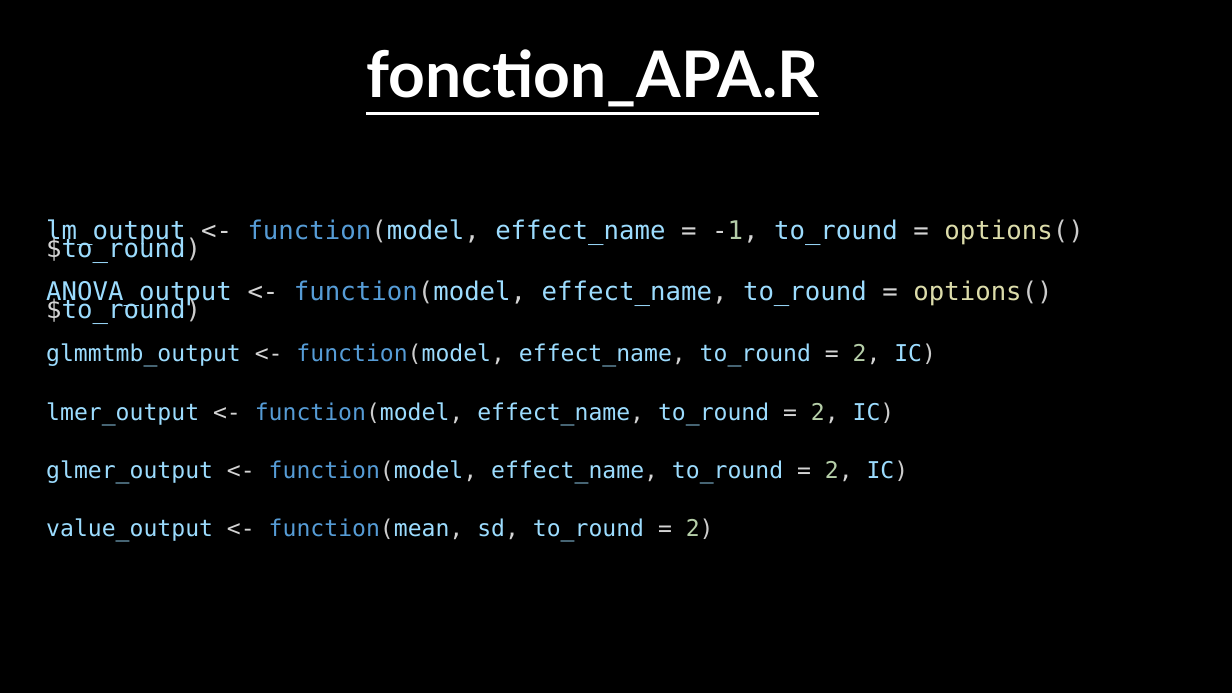
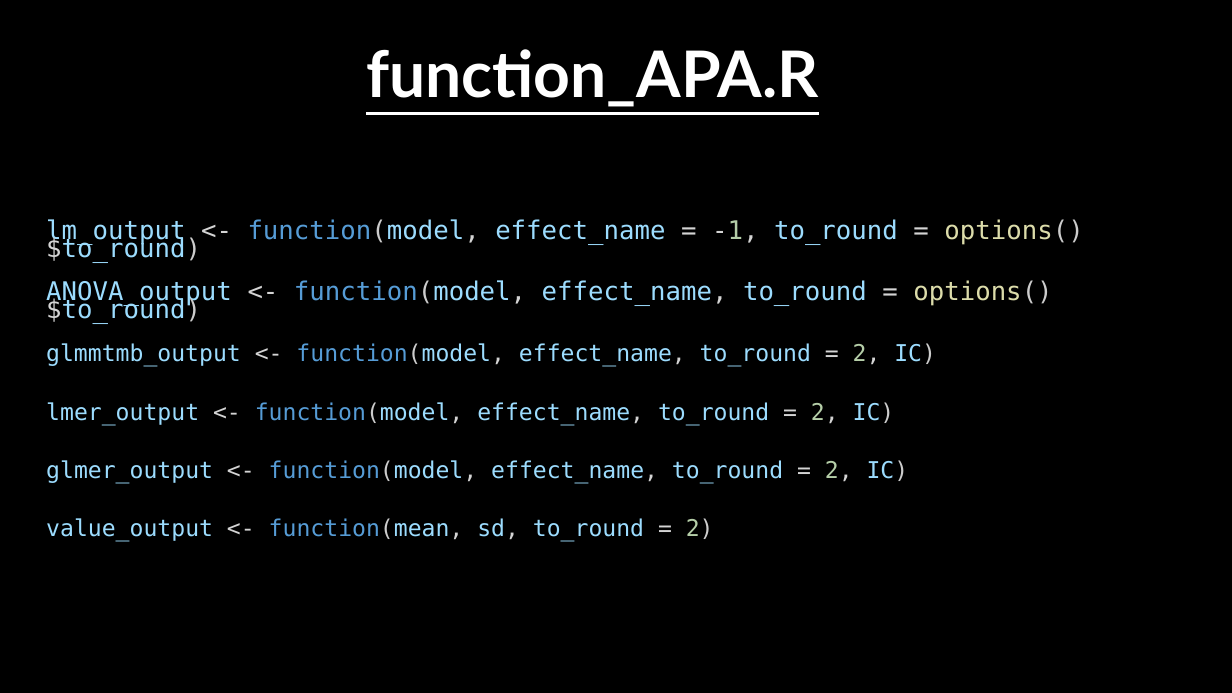
Before and after one commit to AlexLietard/CompReproducibility, a slide deck: slide 12 of presentation.pptx. Drawn at 1232x693 pixels with LibreOffice and Linux fonts; fonts in the diff are those of the drawing; background and template pictures are left out. Boxes give left, top, right and bottom in pixels: in the first picture for what was removed or moved away, otherwise in the second. Text is boxed around its words. In the diff, an @@ line names an element or a change of style, - is before the commit and + after.

```diff
--- a/presentation.pptx
+++ b/presentation.pptx
@@ text at (x1=366, y1=49, x2=819, y2=107): text changed @@
-fonction_APA.R
+function_APA.R
```
Also in this commit, not shown: 8 other slides changed, 1 other file.
